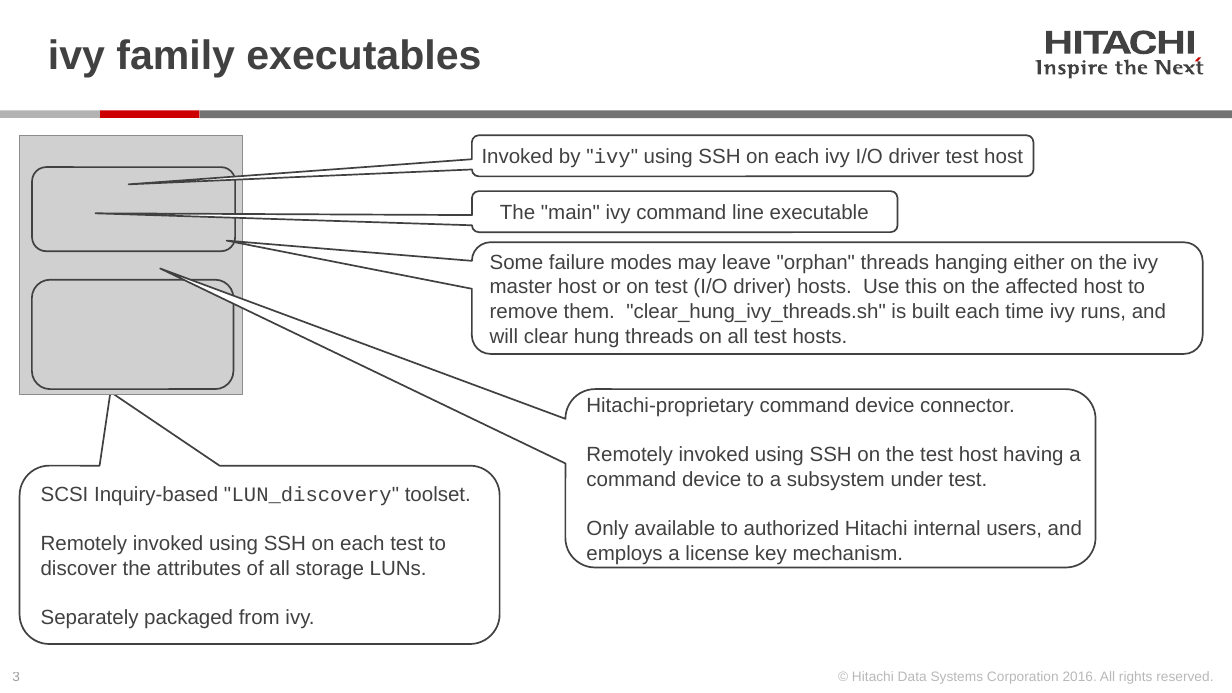
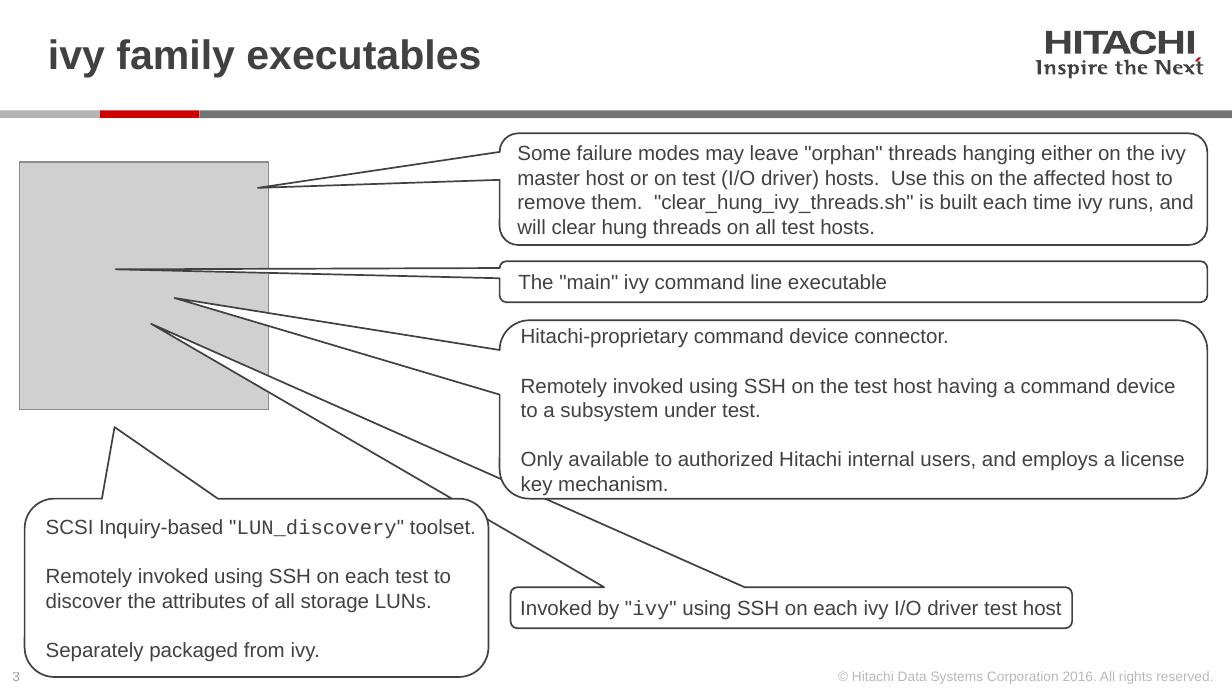
Before and after one commit to Hitachi-Data-Systems/ivy, a slide deck: slide 3 of doc/03.Installing_ivy.pptx. Drawn at 1232x693 pixels with LibreOffice and Linux fonts; fonts in the diff are those of the drawing; grey boxes stand for pictures. Boxes give left, top, right and bottom in pixels: in the first picture for what was removed or moved away, otherwise in the second. Text is boxed around its words. In the diff, an @@ line names an element or a change of style, - is before the commit and + after.

```diff
--- a/doc/03.Installing_ivy.pptx
+++ b/doc/03.Installing_ivy.pptx
@@ rounded speech box "Some failure modes may leave ...": place and size @@
-rounded speech box "Some failure modes may leave ..." at bbox=[472, 243, 1202, 355]
+rounded speech box "Some failure modes may leave ..." at bbox=[500, 133, 1207, 245]
@@ picture: place and size @@
-picture at bbox=[20, 136, 243, 394]
+picture at bbox=[20, 163, 269, 410]
@@ rounded rectangle removed at bbox=[32, 168, 235, 251] @@
@@ rounded speech box "The "main" ivy command line ...": place and size @@
-rounded speech box "The "main" ivy command line ..." at bbox=[472, 191, 897, 232]
+rounded speech box "The "main" ivy command line ..." at bbox=[500, 261, 1207, 302]
@@ rounded speech box "The "main" ivy command line ..." at bbox=[500, 261, 1207, 302]: alignment centre to left; proportions changed @@
@@ rounded rectangle removed at bbox=[32, 280, 234, 389] @@
@@ rounded speech box "Hitachi-proprietary command device connector.": place and size @@
-rounded speech box "Hitachi-proprietary command device connector." at bbox=[565, 389, 1095, 568]
+rounded speech box "Hitachi-proprietary command device connector." at bbox=[500, 320, 1207, 499]
@@ rounded speech box "SCSI Inquiry-based "LUN_discovery" toolset.": place and size @@
-rounded speech box "SCSI Inquiry-based "LUN_discovery" toolset." at bbox=[20, 466, 500, 644]
+rounded speech box "SCSI Inquiry-based "LUN_discovery" toolset." at bbox=[25, 499, 488, 678]
@@ proportions changed in 4 elements at bbox=[25, 499, 488, 678], bbox=[500, 320, 1207, 499], bbox=[500, 133, 1207, 245], bbox=[510, 588, 1072, 628] @@
@@ rounded speech box "Invoked by "ivy" using SSH ...": place and size @@
-rounded speech box "Invoked by "ivy" using SSH ..." at bbox=[472, 136, 1034, 176]
+rounded speech box "Invoked by "ivy" using SSH ..." at bbox=[510, 588, 1072, 628]
```
Also in this commit, not shown: 2 other slides changed, 12 other files.
